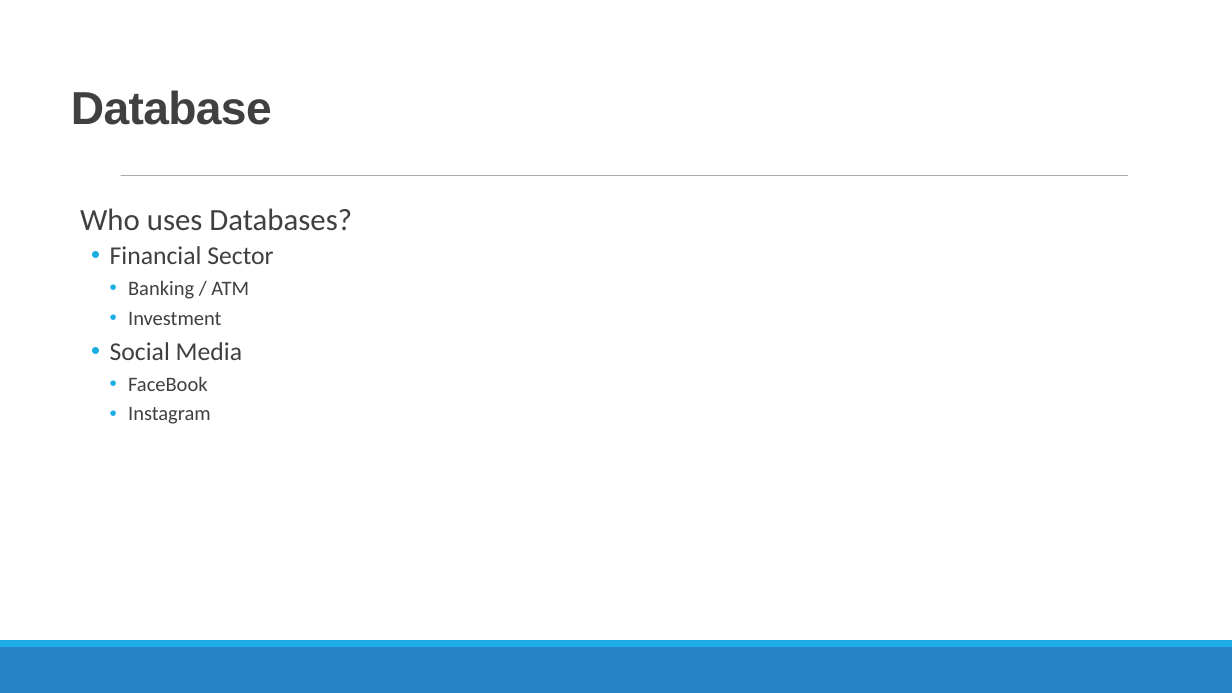
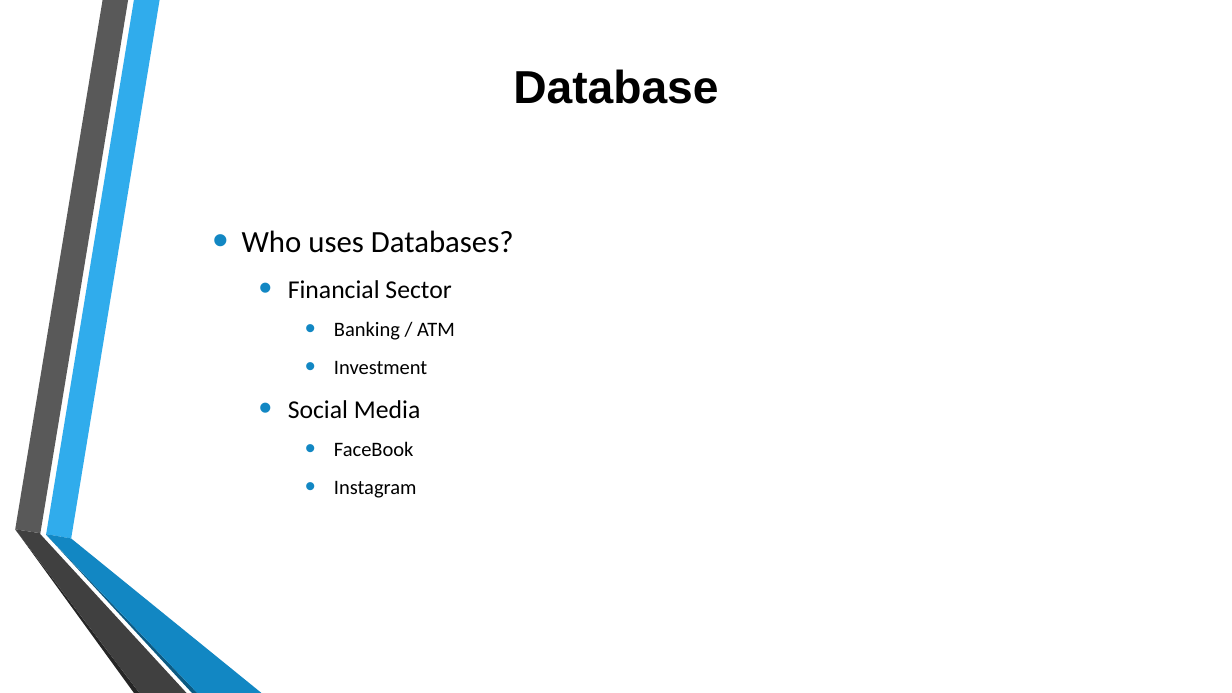
Before and after one commit to MGIS-UMN/GIS5577_week9, a slide deck: slide 5 of Database_Administration.odp. Drawn at 1232x693 pixels with LibreOffice and Linux fonts; fonts in the diff are those of the drawing; background and template pictures are left out. Boxes give left, top, right and bottom in pixels: in the first picture for what was removed or moved away, otherwise in the second. Text is boxed around its words. In the diff, an @@ line names an element or a change of style, - is before the commit and + after.

```diff
--- a/Database_Administration.odp
+++ b/Database_Administration.odp
@@ title "Database" at bbox=[513, 69, 718, 104]: text colour #404040 to #000000, letter spacing -0.5 to 0 pt; alignment left to centre; line spacing 0.85 to 1; vertical alignment bottom to middle @@
@@ line removed from (121, 176) to (1128, 176) @@
@@ text "Who uses Databases?": place and size @@
-text "Who uses Databases?" at bbox=[80, 208, 352, 424]
+text "Who uses Databases?" at bbox=[242, 230, 514, 498]
@@ text "Who uses Databases?" at bbox=[242, 230, 514, 498]: text colour #404040 to #000000; bullet   to •; line spacing 0.9 to 1; more space between paragraphs; bullet colour #1CADE4 to #1287C3; indent changed; vertical alignment top to middle @@
@@ group added at bbox=[15, 0, 262, 693]: 6 freeform shapes @@
@@ freeform shape removed at bbox=[0, 647, 1232, 693] @@
@@ freeform shape removed at bbox=[0, 640, 1232, 647] @@
```
Also in this commit, not shown: 24 other slides changed, 1 other file.
